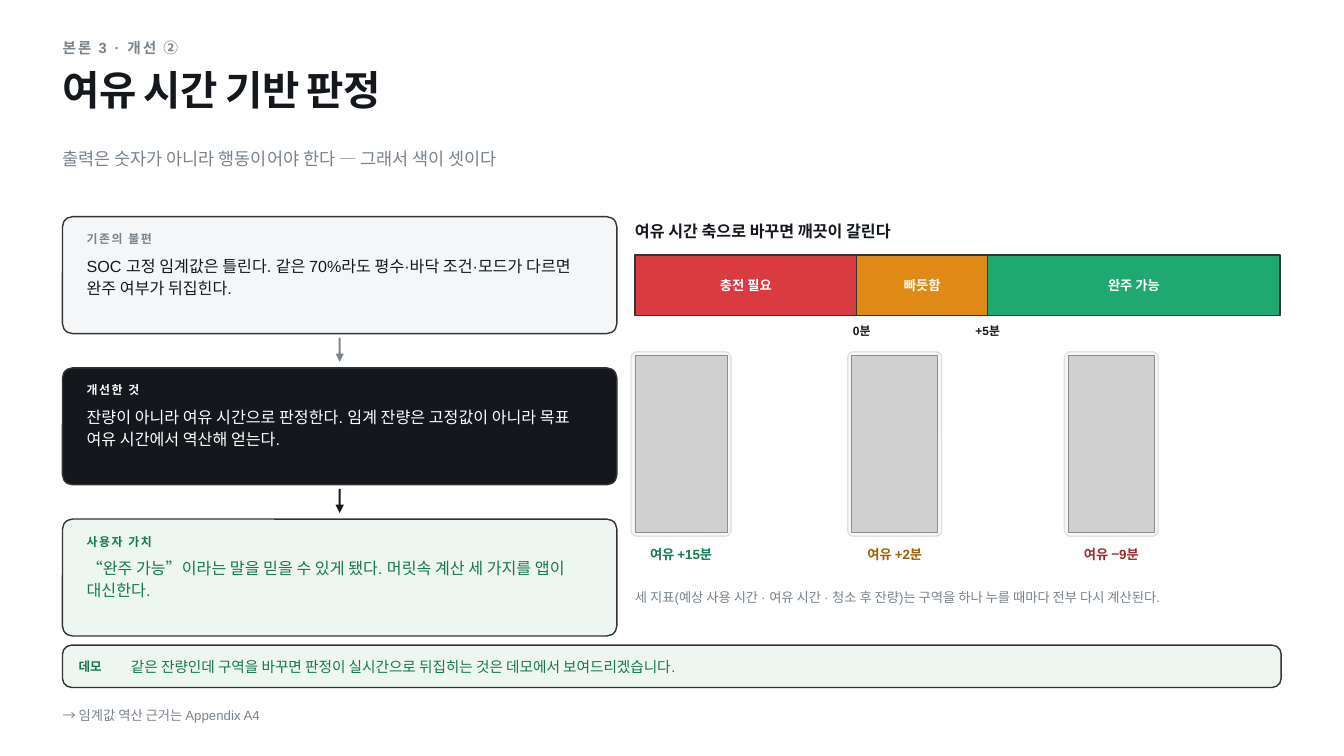
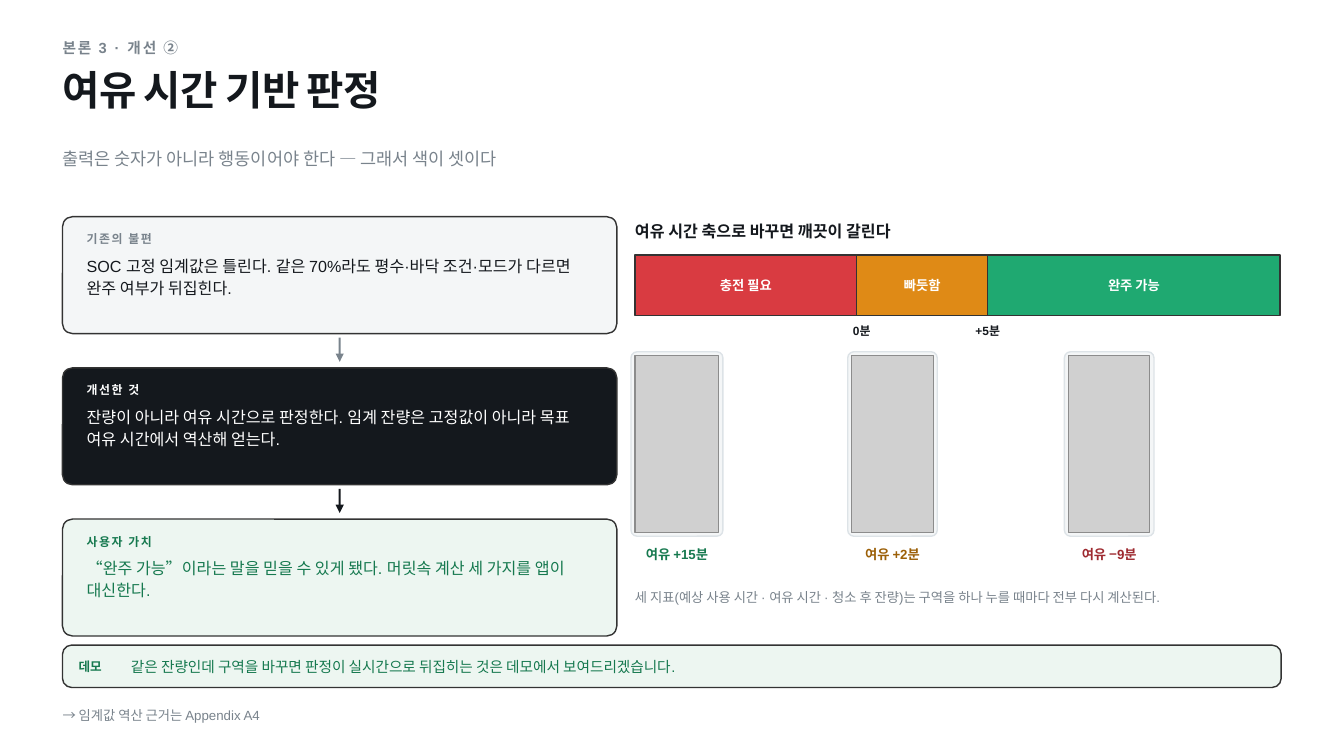
Before and after one commit to brothrone/a, a slide deck: slide 6 of 발표자료_배터리코칭.pptx. Drawn at 1344x756 pixels with LibreOffice and Linux fonts; fonts in the diff are those of the drawing; grey boxes stand for pictures. Boxes give left, top, right and bottom in pixels: in the first picture for what was removed or moved away, otherwise in the second. Text is boxed around its words. In the diff, an @@ line names an element or a change of style, - is before the commit and + after.

```diff
--- a/발표자료_배터리코칭.pptx
+++ b/발표자료_배터리코칭.pptx
@@ proportions changed in 3 elements at (848,352,938,536), (1065,352,1154,536), (631,352,723,536) @@
@@ rounded rectangle: place and size @@
-rounded rectangle at (631,352,731,536)
+rounded rectangle at (631,352,723,536)
@@ picture: place and size @@
-picture at (635,356,727,532)
+picture at (635,356,719,532)
@@ rounded rectangle: place and size @@
-rounded rectangle at (848,352,942,536)
+rounded rectangle at (848,352,938,536)
@@ picture: place and size @@
-picture at (852,356,938,532)
+picture at (852,356,934,532)
@@ rounded rectangle: place and size @@
-rounded rectangle at (1065,352,1158,536)
+rounded rectangle at (1065,352,1154,536)
@@ picture: place and size @@
-picture at (1069,356,1154,532)
+picture at (1069,356,1150,532)
@@ text "여유 +15분": place and size @@
-text "여유 +15분" at (650,548,712,561)
+text "여유 +15분" at (646,548,708,561)
```
Also in this commit, not shown: 4 other slides changed, 19 other files.
